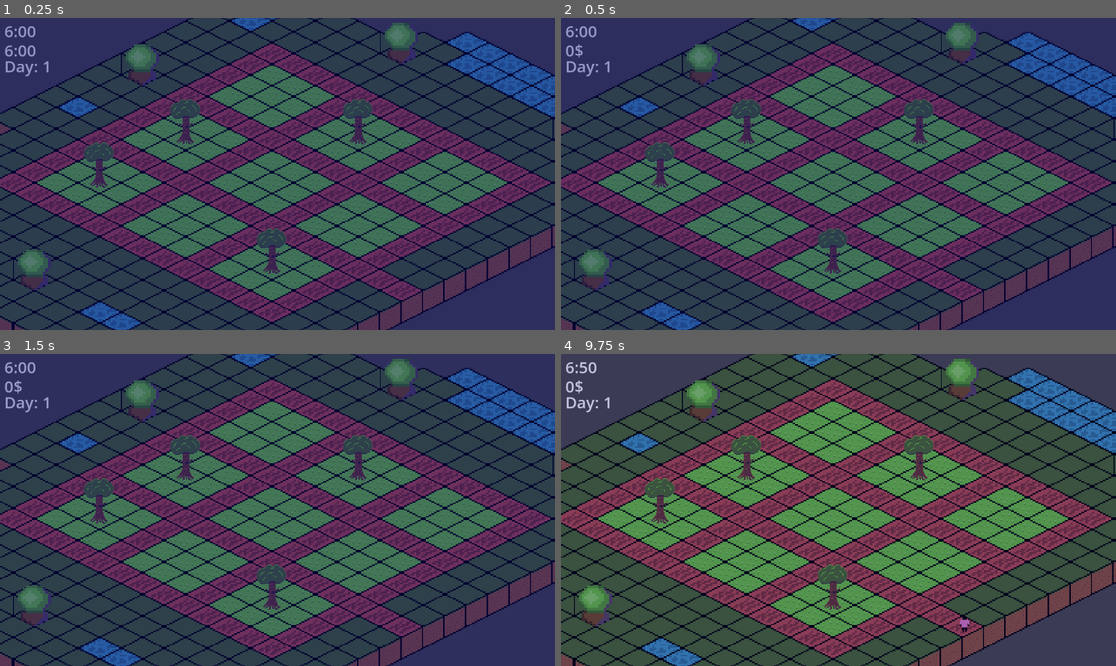
Above: before the commit, frames 1-4 (two rows, left to right).
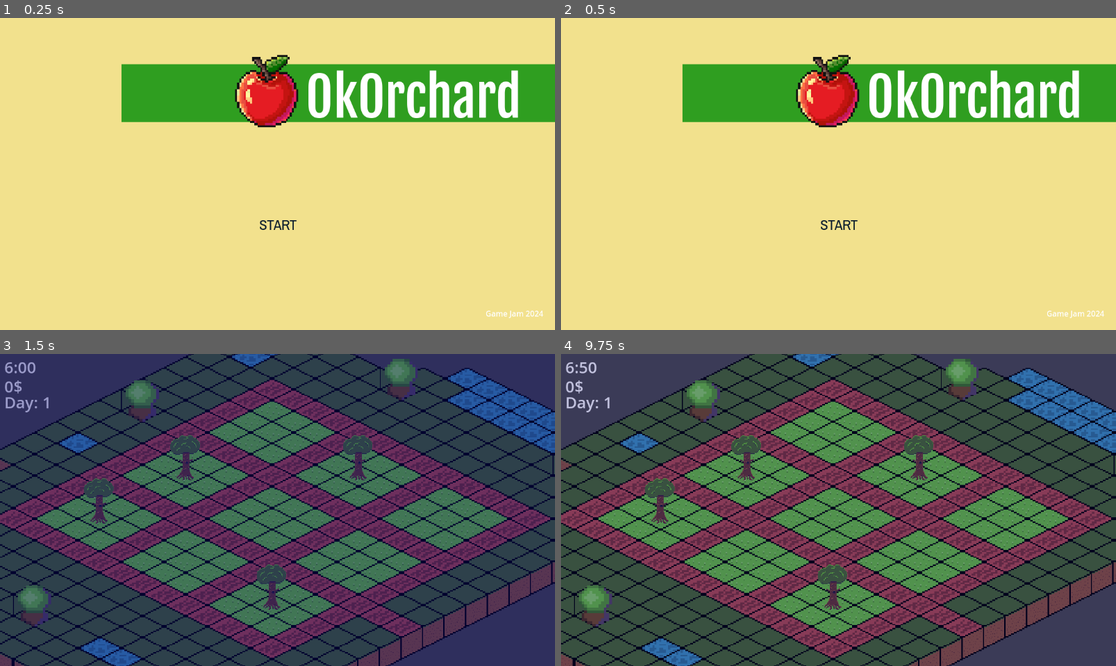
Above: after the commit, the same moments.

Repository: bombasticSlacks/Ok-Orchard
Game: Godot game, scene res://Splash.tscn
Two runs of this game, one before a commit and one after it. Both use one fixed random seed, a clock stepped at 60 frames per second and the inputs below. Before the commit the project starts from res://main.tscn.
Inputs (mouse positions are in pixels of both pictures, inside the frame that each line leads up to):
- Up to frame 1 (0.25 s): no input
- Up to frame 2 (0.5 s): no input
- Up to frame 3 (1.5 s): click (277, 559) at 0.5 s, where only the run after the commit has a clickable "START"; tap Enter at 1.25 s; move the mouse to (399, 494) at 1.27 s; click (399, 494) at 1.42 s
- Up to frame 4 (9.75 s): tap Space at 2, 3.5, 5 s; move the mouse to (727, 525) at 2.02 s; click (727, 525) at 2.17 s; tap Enter at 2.75, 4.25 s; move the mouse to (894, 441) at 2.77 s; click (894, 441) at 2.92 s; move the mouse to (810, 572) at 3.52 s; click (810, 572) at 3.67 s; move the mouse to (1005, 556) at 4.27 s; click (1005, 556) at 4.42 s; move the mouse to (672, 463) at 5.02 s; click (672, 463) at 5.17 s; move the mouse to (866, 510) at 5.77 s; click (866, 510) at 5.92 s; move the mouse to (755, 432) at 6.52 s; click (755, 432) at 6.67 s; move the mouse to (960, 494) at 7.27 s; click (960, 494) at 7.42 s; move the mouse to (727, 525) at 8.02 s; click (727, 525) at 8.17 s; move the mouse to (894, 441) at 8.77 s; click (894, 441) at 8.92 s; move the mouse to (810, 572) at 9.52 s; click (810, 572) at 9.67 s

The runs differ from the first frame. In frame 1, 100% of the frame differs, in the area x 0-100%, y 0-100%; in frame 2, 100%; in frame 3, less than 0.1%; in frame 4, less than 0.1%.

Commit message:
Update Splash And Camera

Diff:
--- /dev/null
+++ b/AppleAn.gd
@@ -0,0 +1,11 @@
+extends Node
+
+
+# Called when the node enters the scene tree for the first time.
+func _ready():
+	pass # Replace with function body.
+
+
+# Called every frame. 'delta' is the elapsed time since the previous frame.
+func _process(delta):
+	pass
--- a/Splash.tscn
+++ b/Splash.tscn
@@ -1,10 +1,26 @@
-[gd_scene load_steps=12 format=3 uid="uid://ddh8txumpavqx"]
+[gd_scene load_steps=13 format=3 uid="uid://ddh8txumpavqx"]
 
 [ext_resource type="Theme" uid="uid://cwbl52nbs5xti" path="res://UI.tres" id="1_tq6uk"]
 [ext_resource type="FontFile" uid="uid://bmnllfap33dd2" path="res://Assets/fonts/ArchivoNarrow-VariableFont_wght.ttf" id="2_b3npb"]
 [ext_resource type="FontFile" uid="uid://cexk6d3v607b5" path="res://Assets/fonts/FjallaOne-Regular.ttf" id="2_scx1d"]
 [ext_resource type="Script" path="res://AppleAn.gd" id="2_xqlfr"]
 [ext_resource type="Texture2D" uid="uid://hl8xbjrq7eq3" path="res://Assets/Icon/Apple.png" id="3_wq8ax"]
+[ext_resource type="Script" path="res://StartButton.gd" id="5_tvbhc"]
+
+[sub_resource type="Animation" id="Animation_t2hbn"]
+resource_name = "new_animation"
+tracks/0/type = "value"
+tracks/0/imported = false
+tracks/0/enabled = true
+tracks/0/path = NodePath(".:rotation")
+tracks/0/interp = 1
+tracks/0/loop_wrap = true
+tracks/0/keys = {
+"times": PackedFloat32Array(0, 0.25, 0.5, 0.75, 1),
+"transitions": PackedFloat32Array(1, 1, 1, 1, 1),
+"update": 0,
+"values": [0.0, -0.408407, 0.0, 0.401426, 0.0]
+}
 
 [sub_resource type="Animation" id="Animation_uk5ls"]
 length = 0.001
@@ -19,21 +35,6 @@
 "transitions": PackedFloat32Array(1),
 "update": 0,
 "values": [0.0]
-}
-
-[sub_resource type="Animation" id="Animation_t2hbn"]
-resource_name = "new_animation"
-tracks/0/type = "value"
-tracks/0/imported = false
-tracks/0/enabled = true
-tracks/0/path = NodePath(".:rotation")
-tracks/0/interp = 1
-tracks/0/loop_wrap = true
-tracks/0/keys = {
-"times": PackedFloat32Array(0, 0.25, 0.5, 0.75, 1),
-"transitions": PackedFloat32Array(1, 1, 1, 1, 1),
-"update": 0,
-"values": [0.0, -0.408407, 0.0, 0.401426, 0.0]
 }
 
 [sub_resource type="AnimationLibrary" id="AnimationLibrary_2id57"]
@@ -63,6 +64,7 @@
 top_level = true
 z_index = 1
 custom_minimum_size = Vector2(100, 100)
+layout_mode = 0
 offset_left = 488.0
 offset_top = 77.0
 offset_right = 638.0
@@ -92,6 +94,7 @@
 theme_override_fonts/font = ExtResource("2_b3npb")
 theme_override_styles/normal = SubResource("StyleBoxFlat_vkcaw")
 text = "START"
+script = ExtResource("5_tvbhc")
 
 [node name="OkOrchard" type="Label" parent="."]
 top_level = true
--- /dev/null
+++ b/StartButton.gd
@@ -0,0 +1,14 @@
+extends Button
+
+func _button_pressed():
+	get_tree().change_scene_to_file("res://main.tscn")
+
+
+# Called when the node enters the scene tree for the first time.
+func _ready():
+	self.pressed.connect(self._button_pressed)
+
+
+# Called every frame. 'delta' is the elapsed time since the previous frame.
+func _process(delta):
+	pass
--- a/project.godot
+++ b/project.godot
@@ -11,7 +11,7 @@
 [application]
 
 config/name="Ok-orchard"
-run/main_scene="res://main.tscn"
+run/main_scene="res://Splash.tscn"
 config/features=PackedStringArray("4.2", "Forward Plus")
 config/icon="res://icon.svg"
 
